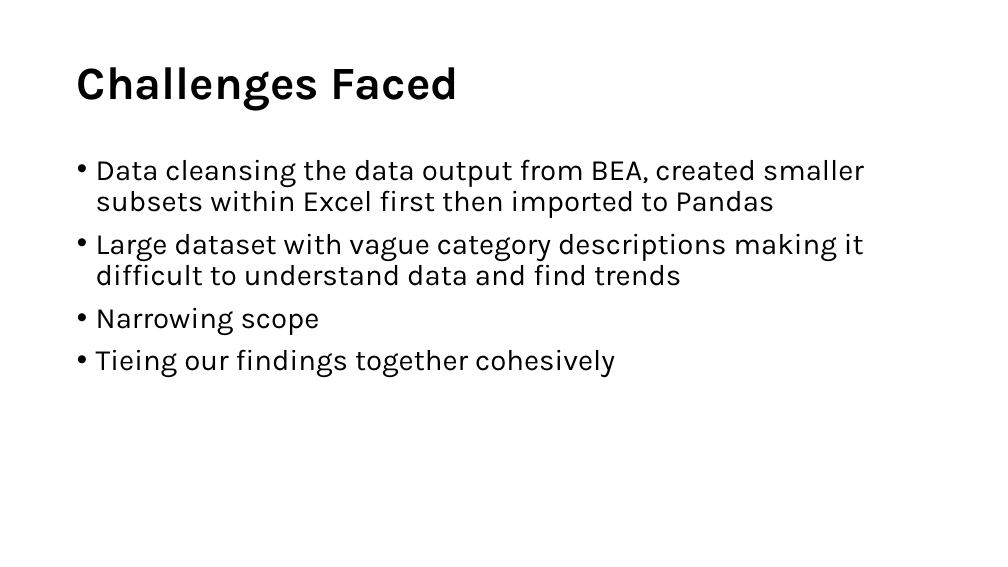
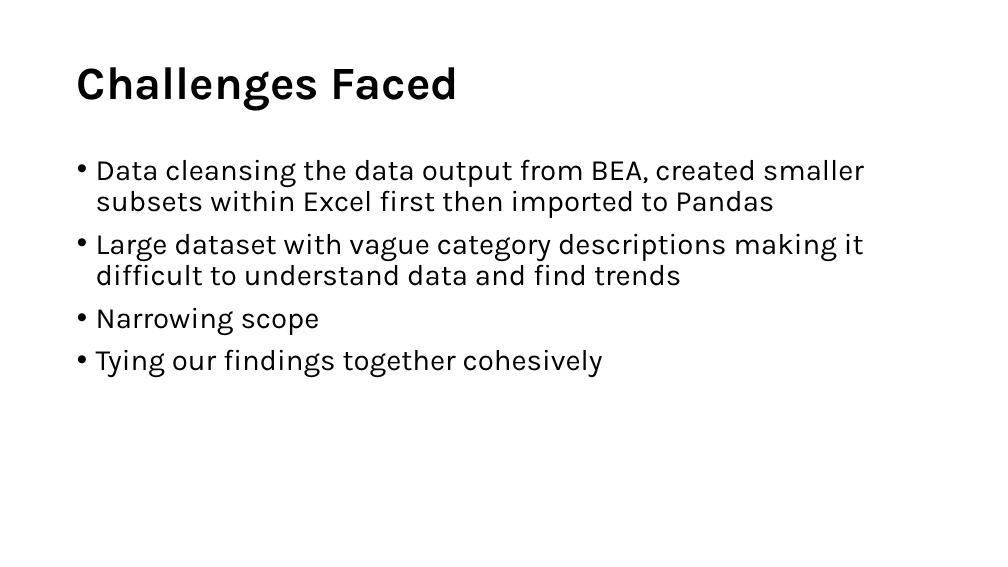
Before and after one commit to staceywai/bootcamp-project, a slide deck: slide 13 of Final Presentation/Bootcamp-Project-1.pptx (slide 12 before the commit). Drawn at 1008x567 pixels with LibreOffice and Linux fonts; fonts in the diff are those of the drawing. Boxes give left, top, right and bottom in pixels: in the first picture for what was removed or moved away, otherwise in the second. Text is boxed around its words. In the diff, an @@ line names an element or a change of style, - is before the commit and + after.

```diff
--- a/Final Presentation/Bootcamp-Project-1.pptx
+++ b/Final Presentation/Bootcamp-Project-1.pptx
@@ text at [96, 349, 603, 377]: text changed @@
-• Tieing our findings together cohesively
+• Tying our findings together cohesively
```
Also in this commit, not shown: 3 other slides changed, 2 slides added, 1 slide removed, 6 other files.
